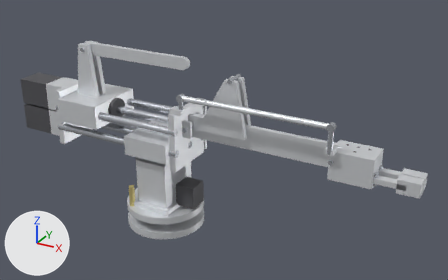
A saved change to the glTF model global/modelo-3d/brazo_xk-js1-1.glb.
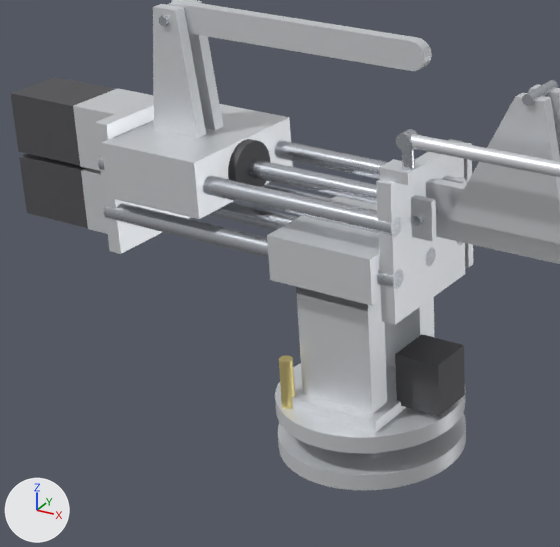
Each version is shown whole from a 50 mm lens placed at (0.679, -0.974, 0.706), pointed at (0.126, 0.032, 0.203), then close up on the part from 4% to 54% of the width and 15% to 94% of the height. Lighting does not change. The marker at lower left points along +X, +Y and +Z. The last two pictures show the newer version. Where no turn or scale is listed for an object, it has been applied to the vertices. Vertices at exactly the same position are counted once.

Objects in the first close-up: 'base_fija', 'base_giratoria', 'biela_12', 'brazo_9', 'carro_x', 'carro_y', 'varilla_13'.
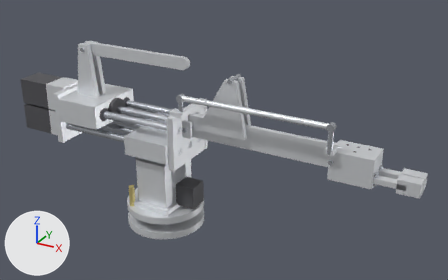
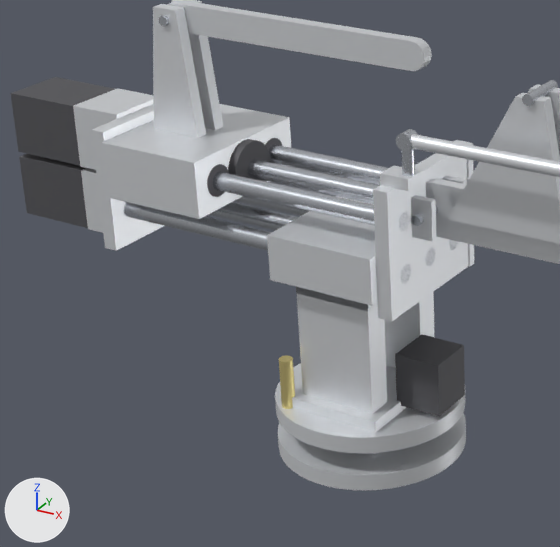
Where the change shows, as pixel boxes (x1, y1, x2, y2) in the close-ups (560 x 547 px; the box of a moved part takes in the faces that stretch with it):
'carro_x', reshaped
    before: (10, 77, 473, 324)
    after: (10, 77, 474, 321)
'carro_y', reshaped
    before: (102, 0, 293, 219)
    after: (102, 0, 291, 219)
part 1 of me_carro_x, moved or reshaped
    before: (376, 139, 465, 324)
    after: (373, 153, 468, 321)
part 2 of me_carro_x, moved or reshaped
    before: (95, 99, 191, 254)
    after: (91, 104, 164, 251)
part 3 of me_carro_x, moved or reshaped
    before: (379, 159, 422, 185)
    after: (380, 166, 422, 191)
part 4 of me_carro_x, moved or reshaped
    before: (263, 184, 463, 245)
    after: (235, 196, 458, 250)
part 5 of me_carro_x, moved or reshaped
    before: (104, 203, 404, 289)
    after: (124, 202, 411, 282)
part 6 of me_carro_x, moved or reshaped
    before: (275, 140, 462, 179)
    after: (269, 145, 388, 185)
part 7 of me_carro_x, moved or reshaped
    before: (98, 158, 402, 237)
    after: (213, 171, 410, 231)
part 8 of me_carro_x, moved or reshaped
    before: (401, 148, 415, 170)
    after: (401, 148, 415, 176)
part 9 of me_carro_y, added
    after: (266, 138, 282, 164)
part 10 of me_carro_y, added
    after: (207, 164, 229, 197)

What the commit changed:
me_carro_x is used by ob_carro_x; parent ob_base_giratoria; location (0.052, 0.0, 0.191).
me_carro_x had 462 vertices, 812 faces and spanned x -0.415..0.032, y -0.057..0.067, z -0.038..0.115.
me_carro_x now has 462 vertices, 812 faces and spans x -0.415..0.032, y -0.06..0.069, z -0.036..0.115.
me_carro_x part 1: the loose piece of 8 vertices spanning x 0.0..0.013, y -0.055..0.055, z -0.038..0.083 is scaled about its middle by (1, 1.09, 0.917).
me_carro_x part 2: the loose piece of 8 vertices spanning x -0.287..-0.274, y -0.055..0.055, z -0.038..0.083 is scaled about its middle by (1, 1.09, 0.917).
me_carro_x part 3: the loose piece of 8 vertices spanning x 0.0..0.026, y -0.05..-0.03, z 0.083..0.093 is moved by (0.0, 0.0, -0.005).
me_carro_x part 4: the loose piece of 44 vertices spanning x -0.287..0.013, y 0.041..0.057, z -0.008..0.008 is moved by (0.0, -0.011, 0.0).
me_carro_x part 5: the loose piece of 44 vertices spanning x -0.287..0.013, y -0.057..-0.041, z -0.008..0.008 is moved by (0.0, 0.011, 0.0).
me_carro_x part 6: the loose piece of 42 vertices spanning x -0.287..0.013, y 0.041..0.057, z 0.037..0.053 is moved by (0.0, -0.011, 0.0).
me_carro_x part 7: the loose piece of 42 vertices spanning x -0.287..0.013, y -0.057..-0.041, z 0.037..0.053 is moved by (0.0, 0.011, 0.0).
me_carro_x part 8: all 17 vertices in x 0.015..0.025, y -0.045..-0.035, z 0.093 are moved by (0.0, 0.0, -0.005).
Other edits to the shape of me_carro_x do not show in these pictures.
me_carro_y is used by ob_carro_y; location (-0.12, 0.0, 0.191).
me_carro_y had 108 vertices, 196 faces and spanned x -0.1..0.008, y -0.065..0.065, z 0.02..0.18.
me_carro_y now has 276 vertices, 516 faces and spans x -0.101..0.008, y -0.065..0.065, z 0.02..0.18.
me_carro_y part 9: a new loose piece, a 20-sided cylinder along x spanning x 0.0..0.001, y 0.0235..0.0515, z 0.031..0.059, in mat_goma (grey #76767c).
me_carro_y part 10: a new loose piece, a 20-sided cylinder along x spanning x 0.0..0.001, y -0.0515..-0.0235, z 0.031..0.059, in mat_goma (grey #76767c).
Other edits to the shape of me_carro_y do not show in these pictures.
me_carro_y gains material mat_goma (grey #76767c).
